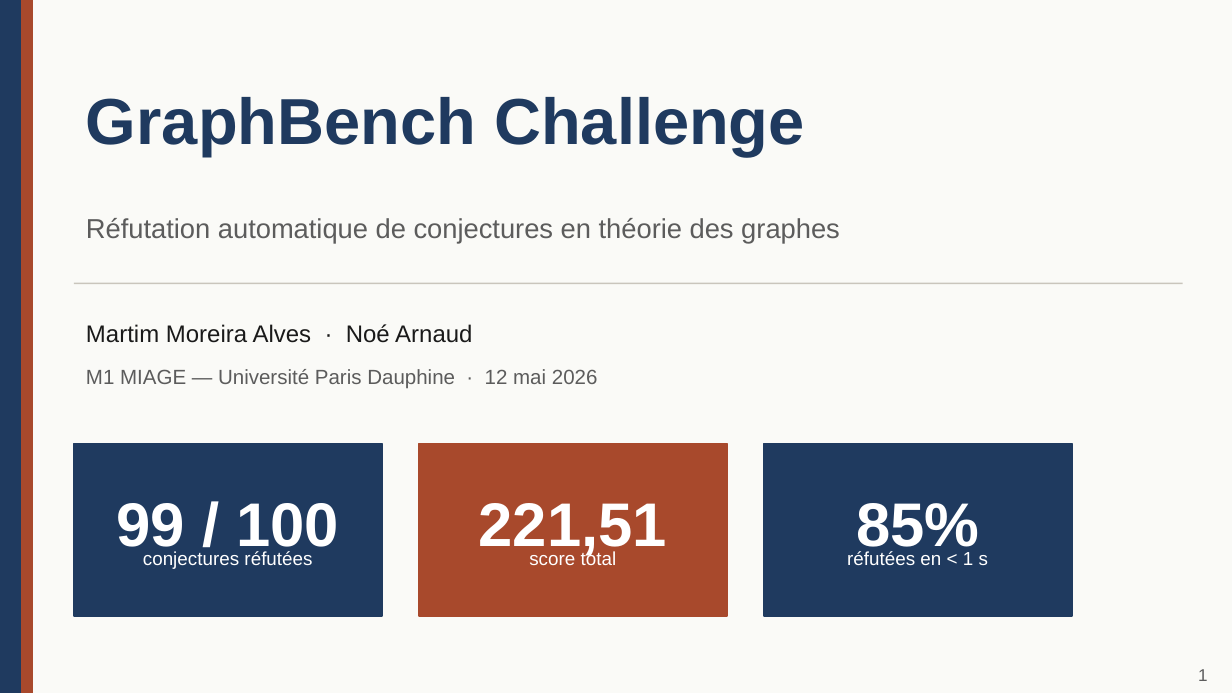
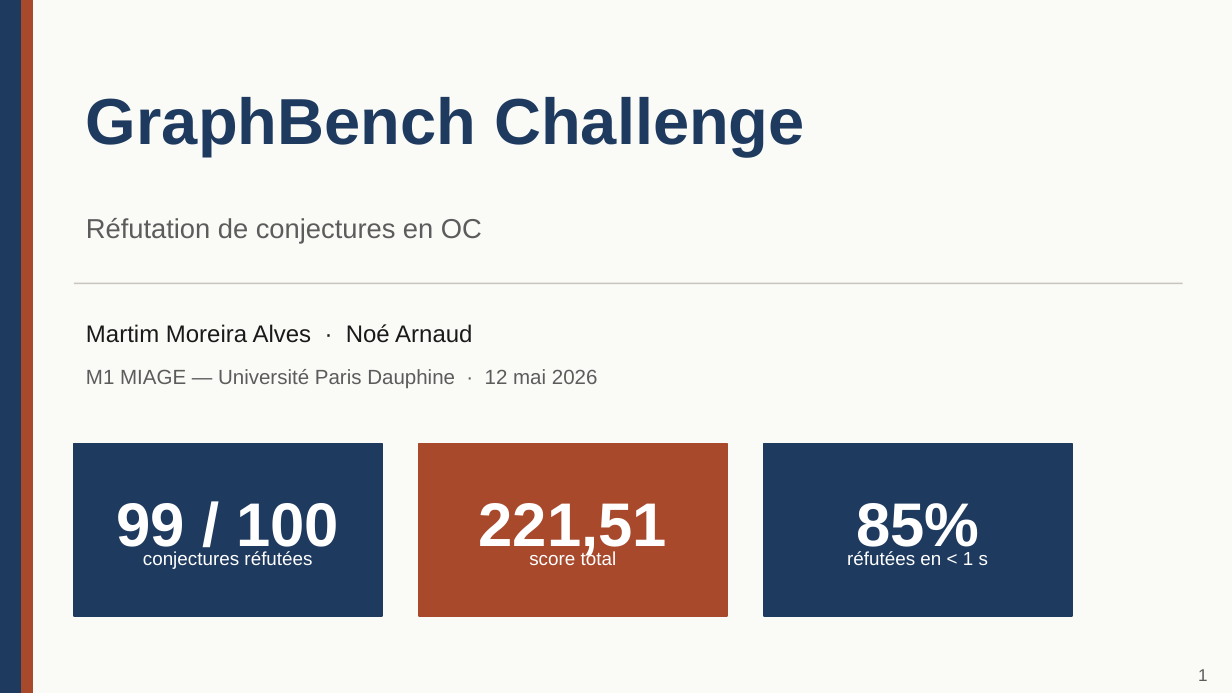
Before and after one commit to AlvesMartim/OC_Graph, a slide deck: slide 1 of PPT Rapport.pptx. Drawn at 1232x693 pixels with LibreOffice and Linux fonts; fonts in the diff are those of the drawing. Boxes give left, top, right and bottom in pixels: in the first picture for what was removed or moved away, otherwise in the second. Text is boxed around its words. In the diff, an @@ line names an element or a change of style, - is before the commit and + after.

```diff
--- a/PPT Rapport.pptx
+++ b/PPT Rapport.pptx
@@ text at <box>86,218,482,244</box>: text changed @@
-Réfutation automatique de conjectures en théorie des graphes
+Réfutation de conjectures en OC
```
Also in this commit, not shown: 5 other slides changed, 1 slide added, 1 other file.
